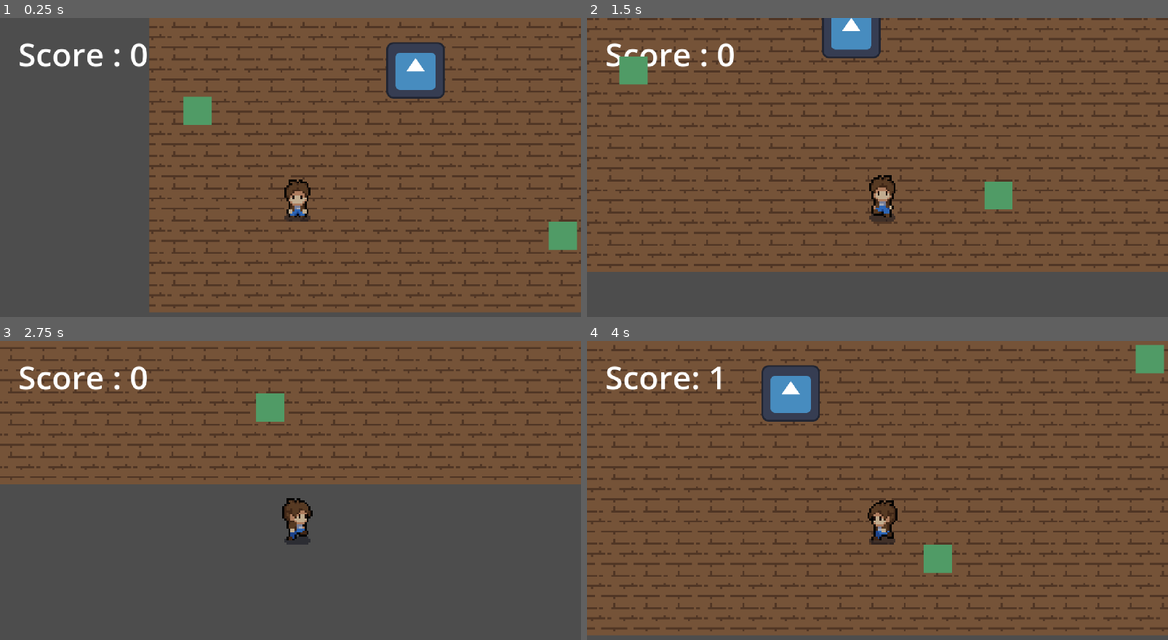
Above: before the commit, frames 1-4 (two rows, left to right).
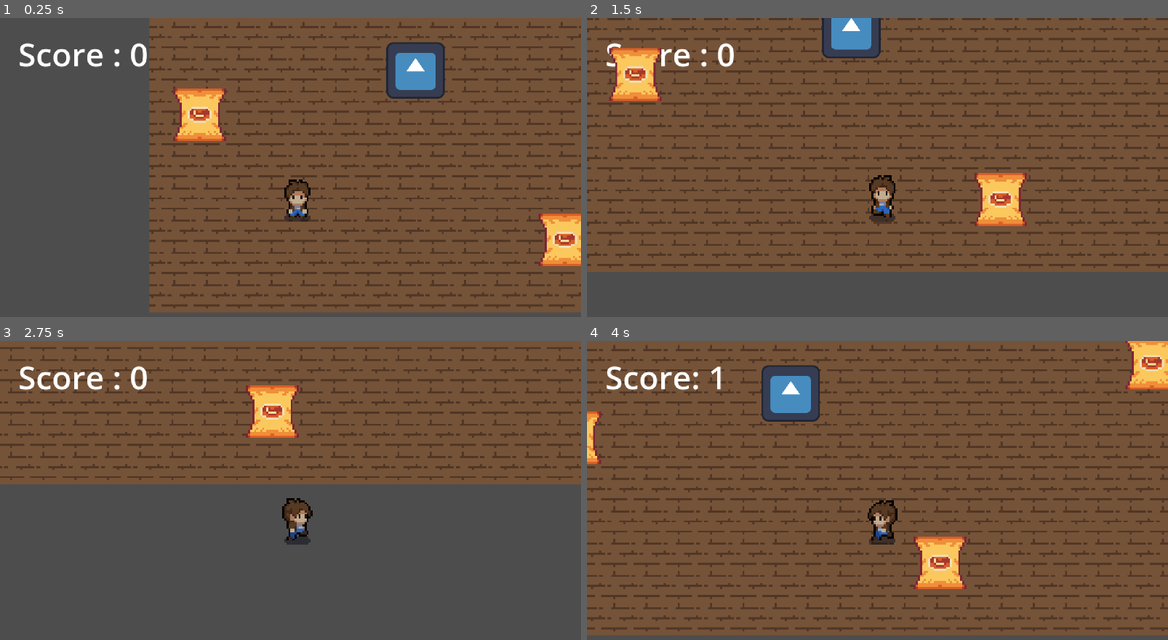
Above: after the commit, the same moments.

Repository: kosall5220/freedom-project-game
Game: Godot game, scene res://scene/node_2d.tscn
Same seed, same stepped clock (60 frames per second), same inputs: the game is played once before the commit and once after it. The engine's default icon, where the game draws it, is replaced by a stand-in: a white triangle on a blue panel in a dark square.
Inputs:
- Up to frame 1 (0.25 s): no input
- Up to frame 2 (1.5 s): hold Right (ui_right) 0.53-1.28 s; tap E (attack) at 0.6, 1.35 s; hold Down (ui_down) from 1.28 s (still down)
- Up to frame 3 (2.75 s): release Down (ui_down) at 2.03 s; hold Right (ui_right) from 2.03 s (still down); tap E (attack) at 2.1 s
- Up to frame 4 (4 s): release Right (ui_right) at 2.78 s; hold Up (ui_up) 2.78-3.53 s; tap E (attack) at 2.85, 3.6 s; hold Left (ui_left) from 3.53 s (still down)

The runs differ from the first frame. In frame 1, 2.5% of the frame differs, in the area x 29-100%, y 23-83%; in frame 2, 2.7%, in the area x 3-76%, y 9-70%; in frame 3, 1.3%; in frame 4, 2.7%.

Commit message:
Update snack.tscn

Diff:
--- a/scene/snack.tscn
+++ b/scene/snack.tscn
@@ -1,10 +1,25 @@
-[gd_scene load_steps=4 format=3 uid="uid://dgrdxbc3583i2"]
+[gd_scene load_steps=6 format=3 uid="uid://dgrdxbc3583i2"]
 
 [ext_resource type="Script" uid="uid://rbw7umr4ptfo" path="res://scripts/snack.gd" id="1_wpjok"]
-[ext_resource type="Texture2D" uid="uid://cu5gkbta4wh5e" path="res://models/mystic_woods_free_2.1/sprites/tilesets/grass.png" id="2_hga4s"]
+[ext_resource type="Texture2D" uid="uid://k5qn0jaqeljk" path="res://models/Clothes_snacks Asset Pack/health items.png" id="2_0227k"]
 
 [sub_resource type="CircleShape2D" id="CircleShape2D_ajr36"]
 radius = 12.0415945
+
+[sub_resource type="AtlasTexture" id="AtlasTexture_gyb6e"]
+atlas = ExtResource("2_0227k")
+region = Rect2(32, 0, 32, 32)
+
+[sub_resource type="SpriteFrames" id="SpriteFrames_grass"]
+animations = [{
+"frames": [{
+"duration": 1.0,
+"texture": SubResource("AtlasTexture_gyb6e")
+}],
+"loop": true,
+"name": &"default",
+"speed": 5.0
+}]
 
 [node name="snack" type="Area2D"]
 script = ExtResource("1_wpjok")
@@ -13,10 +28,8 @@
 position = Vector2(-1, 0)
 shape = SubResource("CircleShape2D_ajr36")
 
-[node name="Sprite2D" type="Sprite2D" parent="."]
-position = Vector2(-1.0000001, 0)
-scale = Vector2(0.8750005, 0.871094)
-texture = ExtResource("2_hga4s")
+[node name="AnimatedSprite2D" type="AnimatedSprite2D" parent="."]
+sprite_frames = SubResource("SpriteFrames_grass")
 
 [connection signal="area_entered" from="." to="." method="_on_area_entered"]
 [connection signal="body_entered" from="." to="." method="_on_body_entered"]
